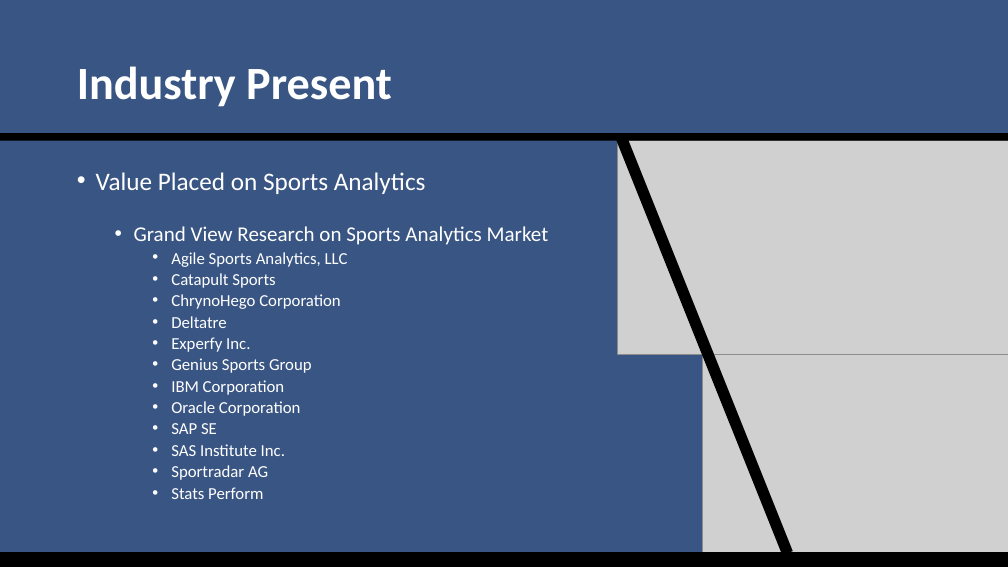
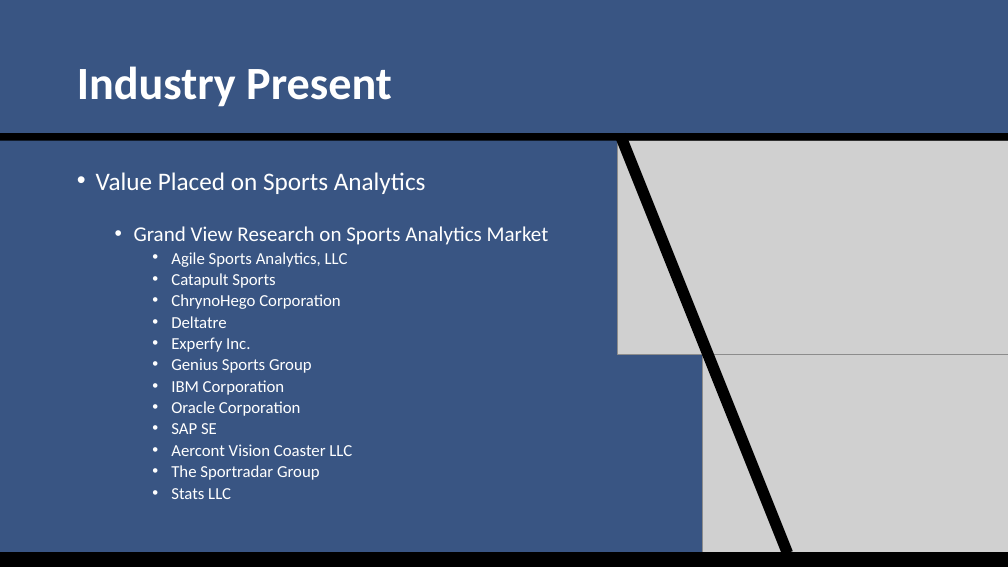
Before and after one commit to SuperMarioGiacomazzo/STOR538_WEBSITE, a slide deck: slide 13 of Slides/Sports Analytics 3/Sports_Analytics_3_Lecture.pptx. Drawn at 1008x567 pixels with LibreOffice and Linux fonts; fonts in the diff are those of the drawing; grey boxes stand for pictures. Boxes give left, top, right and bottom in pixels: in the first picture for what was removed or moved away, otherwise in the second. Text is boxed around its words. In the diff, an @@ line names an element or a change of style, - is before the commit and + after.

```diff
--- a/Slides/Sports Analytics 3/Sports_Analytics_3_Lecture.pptx
+++ b/Slides/Sports Analytics 3/Sports_Analytics_3_Lecture.pptx
@@ text at [171, 444, 352, 499]: text changed @@
-    • SAS Institute Inc.
-    • Sportradar AG
-    • Stats Perform
+    • Aercont Vision Coaster LLC
+    • The Sportradar Group
+    • Stats LLC
```
Also in this commit, not shown: 3 other files.
